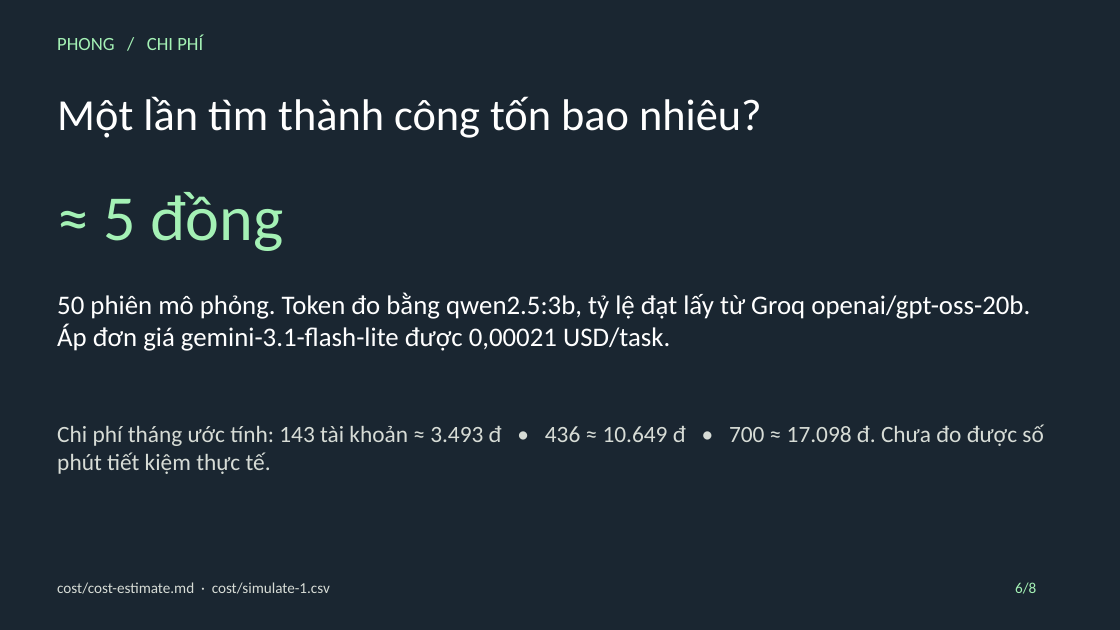
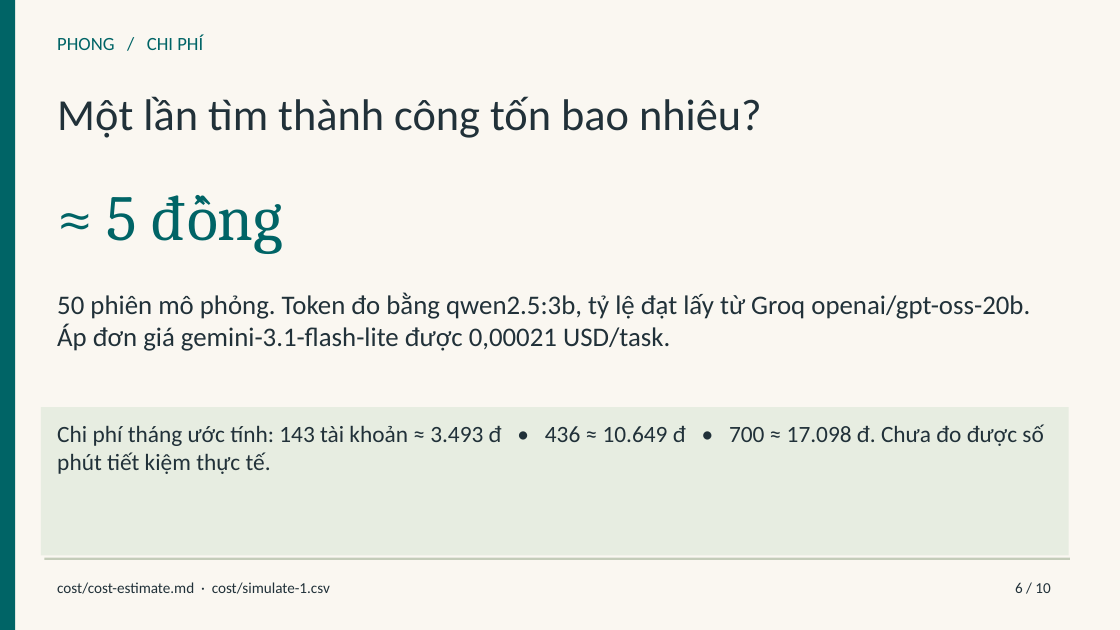
Before and after one commit to Quoosc/K5-Day15-L3B-Day-dut-noi-dau, a slide deck: slide 6 of slides/demo-slides.pptx. Drawn at 1120x630 pixels with LibreOffice and Linux fonts; fonts in the diff are those of the drawing. Boxes give left, top, right and bottom in pixels: in the first picture for what was removed or moved away, otherwise in the second. Text is boxed around its words. In the diff, an @@ line names an element or a change of style, - is before the commit and + after.

```diff
--- a/slides/demo-slides.pptx
+++ b/slides/demo-slides.pptx
@@ background #1A2631 to #FAF7F1 @@
@@ rectangle added at <box>0,0,15,630</box>, fill #006466 @@
@@ text "PHONG / CHI PHÍ" at <box>57,35,203,50</box>: text colour #A4F1B5 to #006466 @@
@@ text "Một lần tìm thành công ..." at <box>57,96,762,138</box>: text colour #FFFFFF to #213139 @@
@@ text "≈ 5 đồng" at <box>107,197,137,241</box>: font Calibri to Cambria, text colour #A4F1B5 to #006466 @@
@@ text "50 phiên mô phỏng. Token ..." at <box>57,292,1030,351</box>: text colour #FFFFFF to #213139 @@
@@ rectangle added at <box>41,408,1070,555</box>, fill #E7EDE1 @@
@@ text "Chi phí tháng ước tính: ..." at <box>57,424,1043,474</box>: text colour #D7DCD6 to #213139 @@
@@ rectangle added at <box>45,558,1070,560</box>, fill #C4CCB9 @@
@@ text "cost/cost-estimate.md · cost/simulate-1.csv" at <box>57,582,330,594</box>: text colour #D7DCD6 to #213139 @@
@@ text at <box>1015,582,1050,593</box>: text changed; text colour #A4F1B5 to #213139 @@
-6/8
+6 / 10
```
Also in this commit, not shown: 7 other slides changed, 2 slides added, 1 other file.
